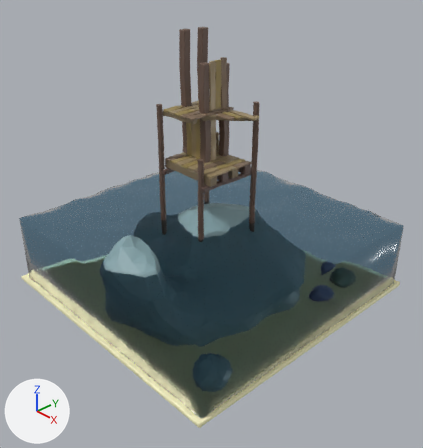
Two versions of the Blender file Sea Shack/Sea Shack.blend, one commit apart.
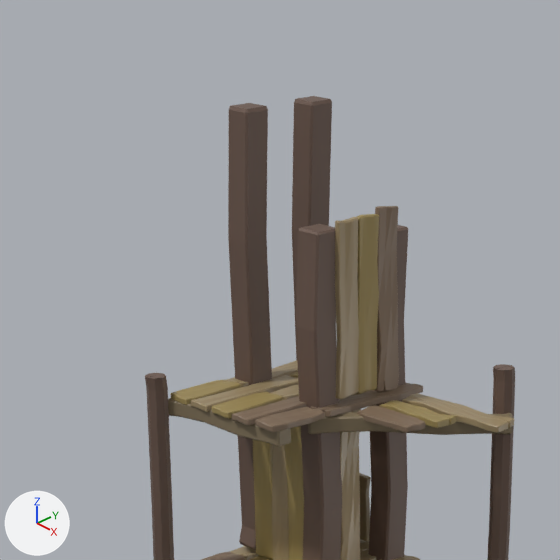
The first picture shows the older version from a camera (50 mm lens) standing at (11.42, -10.62, 6.19) and looking at (0.54, -0.41, -1.65). The close-ups show both versions on the part from 27% to 64% of the width and 0% to 35% of the height of that picture; other places that the commit changed are outside them. Lighting does not change. The marker at lower left points along +X, +Y and +Z.
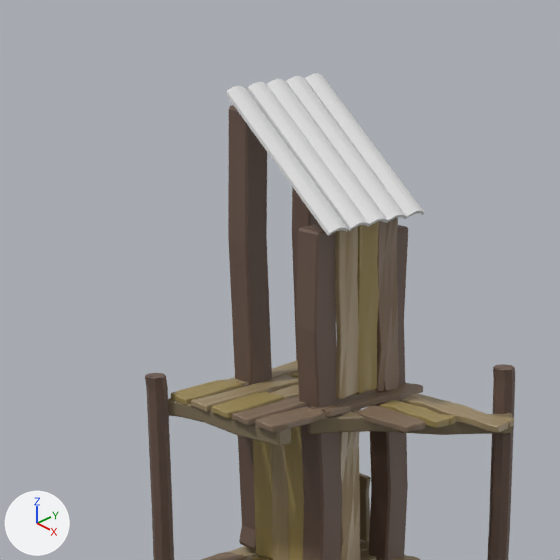
What differs and where, as boxes [x1, y1, x2, y2] in the close-ups (560 x 560 px):
'Cube.055', added: after [225, 86, 348, 236]
'Cube.058', added: after [247, 82, 369, 231]
'Cube.056', added: after [286, 76, 406, 223]
'Cube.042', added: after [267, 79, 388, 227]
'Cube.057', added: after [305, 73, 425, 219]
'Cube.025', unchanged, covered by the edit: before [292, 96, 332, 360]; after [292, 187, 319, 360]

Edits to the bpy script that builds the scene:
```text
Add me_cube_044:
    me_cube_044.from_pydata(...)  # 24 vertices, 22 faces; spans x -0.62..3.64, y -1.0..1.0, z -1.01..1.0
Add ob_cube_055:
    ob_cube_055 = bpy.data.objects.new('Cube.055', me_cube_044)
    ob_cube_055.location = (-0.355, -0.149, 3.191)
    ob_cube_055.rotation_euler = (0.0, 2.226, 0.0)  # degrees (0, 128, 0)
    ob_cube_055.scale = (-0.014, 0.0922, 0.7)
Add ob_cube_058:
    ob_cube_058 = bpy.data.objects.new('Cube.058', me_cube_044.copy())
    ob_cube_058.location = (-0.347, 0.054, 3.199)
    ob_cube_058.rotation_euler = (0.0, 2.226, 0.0)  # degrees (0, 128, 0)
    ob_cube_058.scale = (-0.014, 0.0922, 0.7)
Add ob_cube_057:
    ob_cube_057 = bpy.data.objects.new('Cube.057', me_cube_044.copy())
    ob_cube_057.location = (-0.347, 0.622, 3.199)
    ob_cube_057.rotation_euler = (0.0, 2.226, 0.0)  # degrees (0, 128, 0)
    ob_cube_057.scale = (-0.014, 0.0922, 0.7)
Add ob_cube_056:
    ob_cube_056 = bpy.data.objects.new('Cube.056', me_cube_044.copy())
    ob_cube_056.location = (-0.347, 0.43, 3.199)
    ob_cube_056.rotation_euler = (0.0, 2.226, 0.0)  # degrees (0, 128, 0)
    ob_cube_056.scale = (-0.014, 0.0922, 0.7)
Add ob_cube_042:
    ob_cube_042 = bpy.data.objects.new('Cube.042', me_cube_044.copy())
    ob_cube_042.location = (-0.347, 0.239, 3.199)
    ob_cube_042.rotation_euler = (0.0, 2.226, 0.0)  # degrees (0, 128, 0)
    ob_cube_042.scale = (-0.014, 0.0922, 0.7)
```
